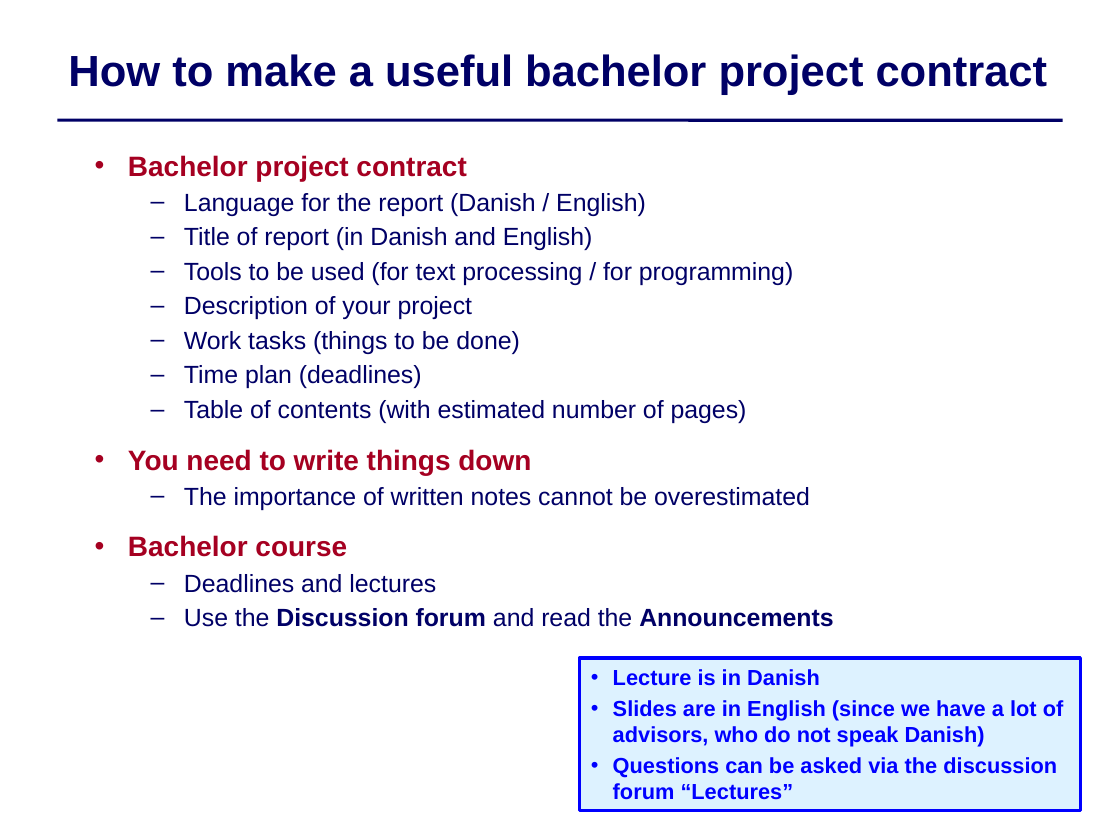
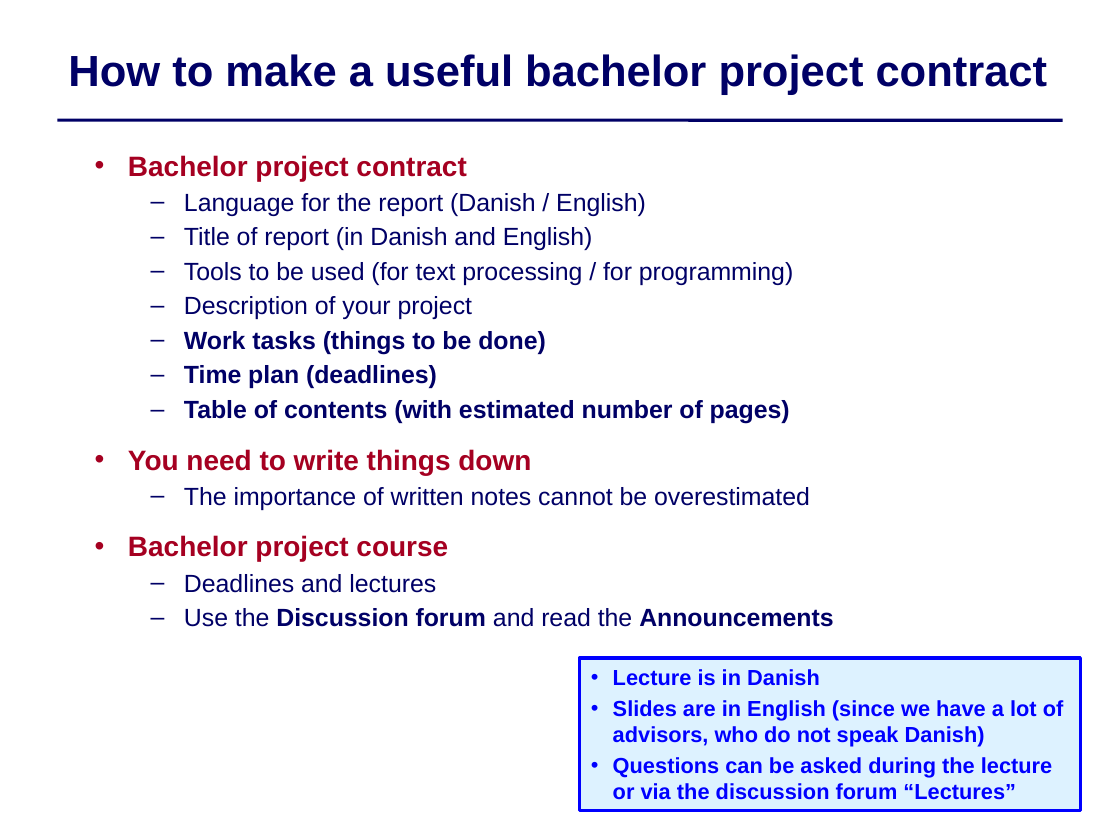
Before and after one commit to IntProgAU/Materiale, a slide deck: slide 1 of web/b22/1 Bachelor Contract .pptx. Drawn at 1120x840 pixels with LibreOffice and Linux fonts; fonts in the diff are those of the drawing. Boxes give left, top, right and bottom in pixels: in the first picture for what was removed or moved away, otherwise in the second. Text is boxed around its words. In the diff, an @@ line names an element or a change of style, - is before the commit and + after.

```diff
--- a/web/b22/1 Bachelor Contract .pptx
+++ b/web/b22/1 Bachelor Contract .pptx
@@ text at bbox=[184, 331, 790, 424]: bold on in "Work tasks (things to be done)", "Time plan (deadlines)", "Table of contents (with estimated number of ..." @@
@@ text at bbox=[128, 535, 448, 562]: text changed @@
-  • Bachelor course
+  • Bachelor project course
@@ text in rectangle at bbox=[613, 757, 1052, 800]: text changed @@
-• Questions can be asked via the discussion forum “Lectures”
+• Questions can be asked during the lecture or via the discussion forum “Lectures”
```
Also in this commit, not shown: 6 other slides changed, 2 other files.
